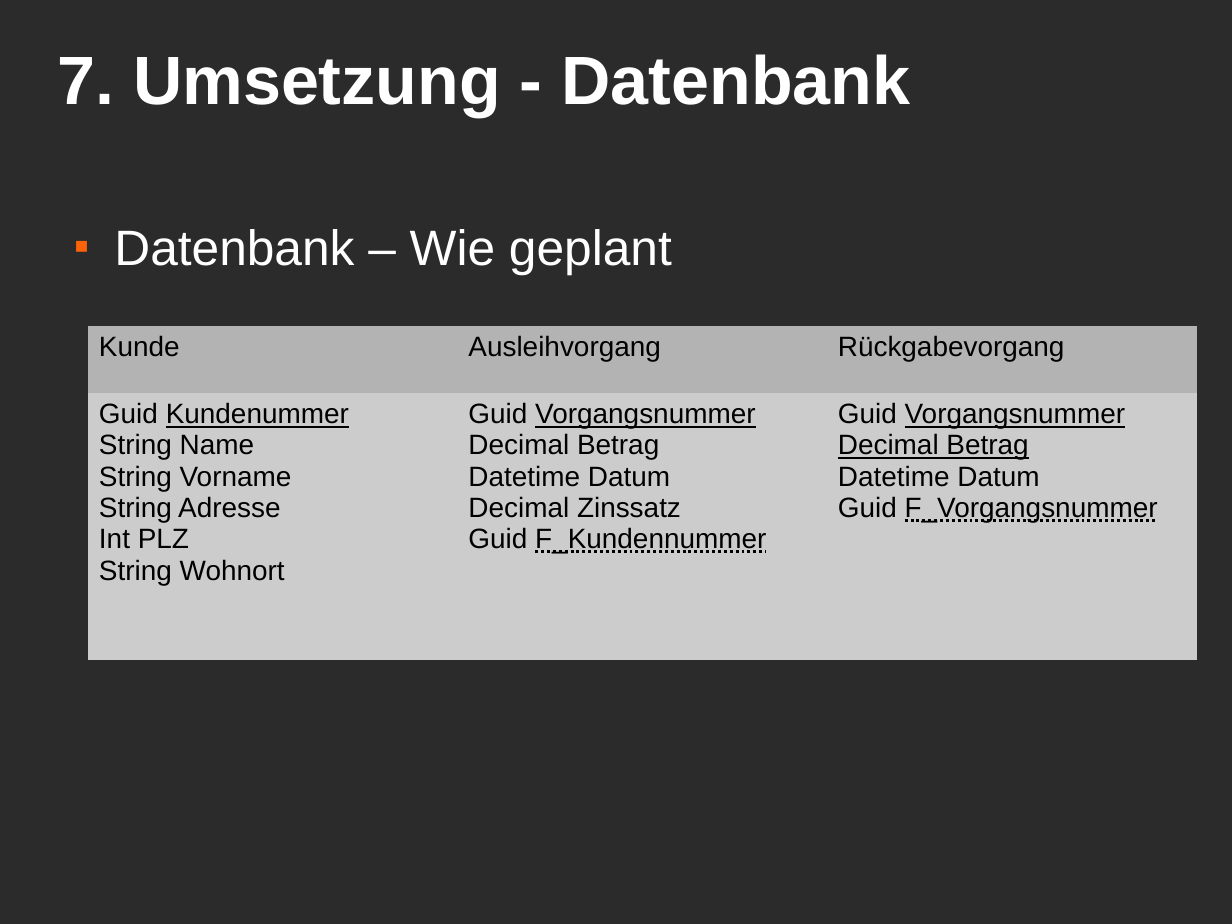
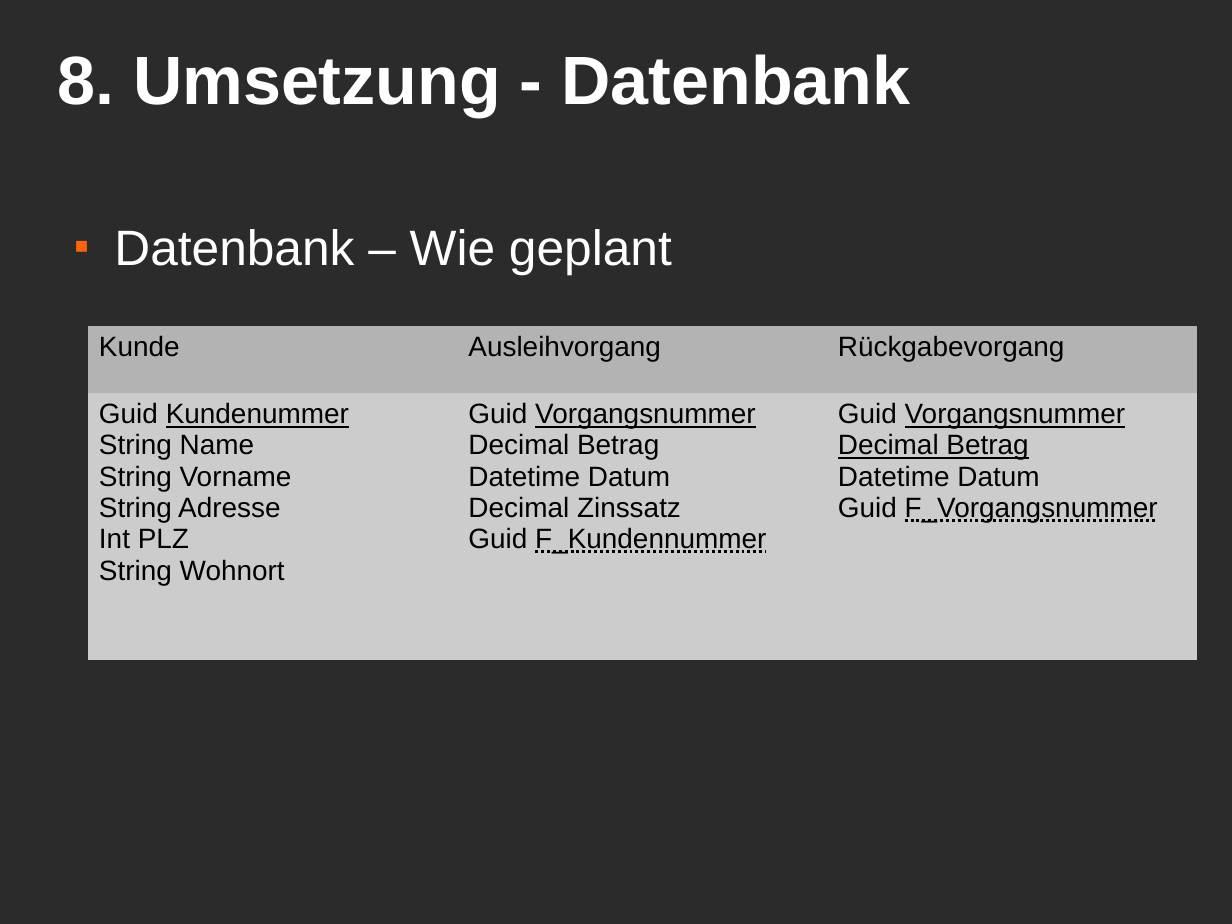
Before and after one commit to MacMuffin/Geldverleih, a slide deck: slide 10 of Geldverleih/geldverleih_präsi.odp (slide 9 before the commit). Drawn at 1232x924 pixels with LibreOffice and Linux fonts; fonts in the diff are those of the drawing; background and template pictures are left out; a plain dark background stands for a picture behind light text. Boxes give left, top, right and bottom in pixels: in the first picture for what was removed or moved away, otherwise in the second. Text is boxed around its words. In the diff, an @@ line names an element or a change of style, - is before the commit and + after.

```diff
--- a/Geldverleih/geldverleih_präsi.odp
+++ b/Geldverleih/geldverleih_präsi.odp
@@ title at box(57, 54, 910, 117): text changed @@
-7. Umsetzung - Datenbank
+8. Umsetzung - Datenbank
```
Also in this commit, not shown: 4 other slides changed, 1 slide added.
